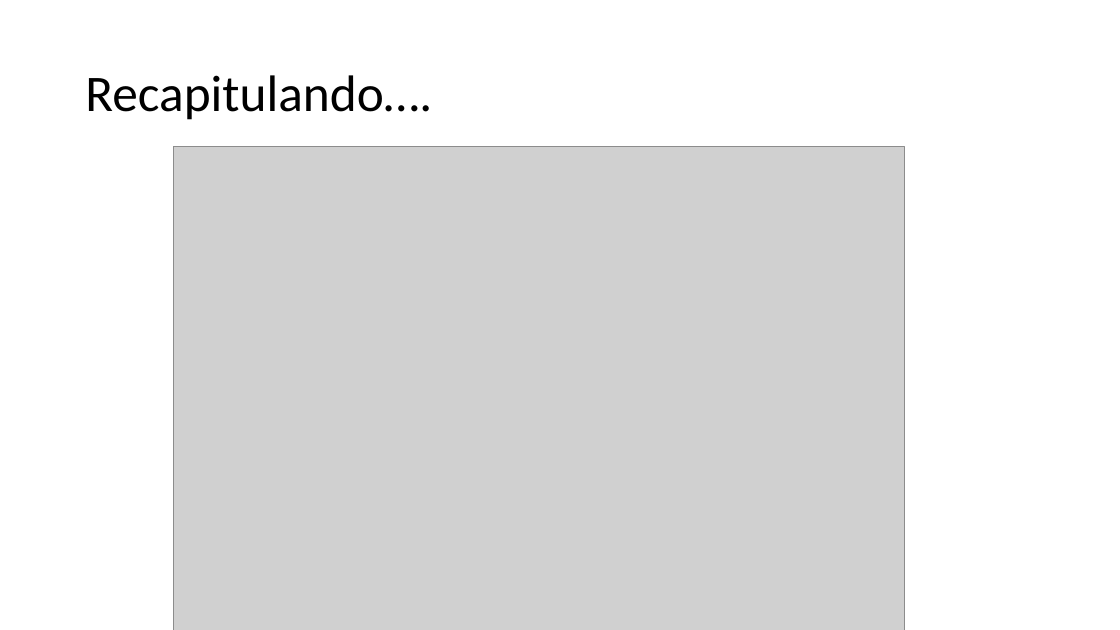
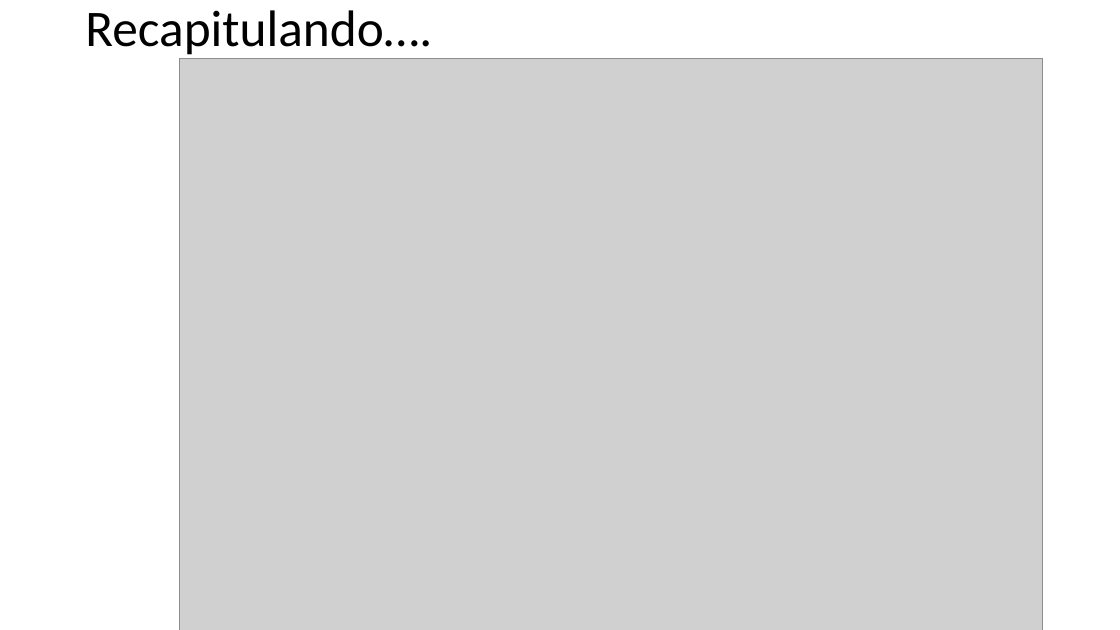
Before and after one commit to nicolasraabramm/BiometeorologiaR, a slide deck: slide 2 of FlujoCalorSuelo.pptx. Drawn at 1120x630 pixels with LibreOffice and Linux fonts; fonts in the diff are those of the drawing; grey boxes stand for pictures. Boxes give left, top, right and bottom in pixels: in the first picture for what was removed or moved away, otherwise in the second. Text is boxed around its words. In the diff, an @@ line names an element or a change of style, - is before the commit and + after.

Commit message:
Lecture 2
Lecture 2

```diff
--- a/FlujoCalorSuelo.pptx
+++ b/FlujoCalorSuelo.pptx
@@ title "Recapitulando…." rewrapped from (x1=85, y1=75, x2=432, y2=120) to (x1=85, y1=10, x2=432, y2=59) @@
@@ picture resized from (x1=173, y1=146, x2=904, y2=630) to (x1=180, y1=59, x2=1044, y2=630) @@
```
Also in this commit, not shown: 2 other slides changed, 2 slides added, 2 slides removed, 3 other files.
